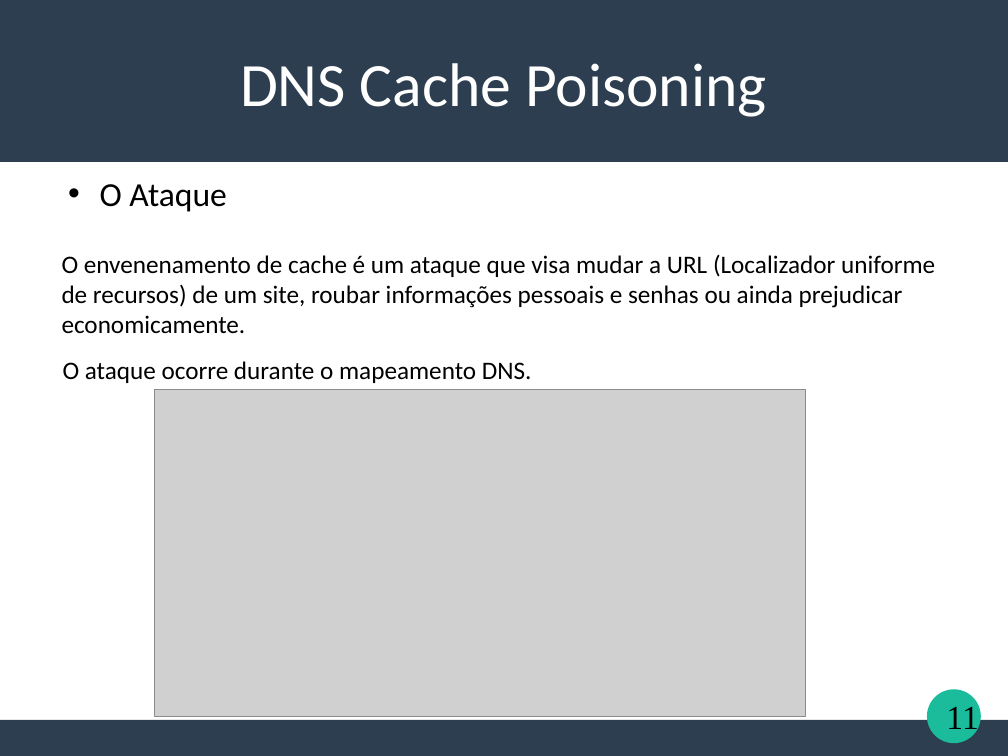
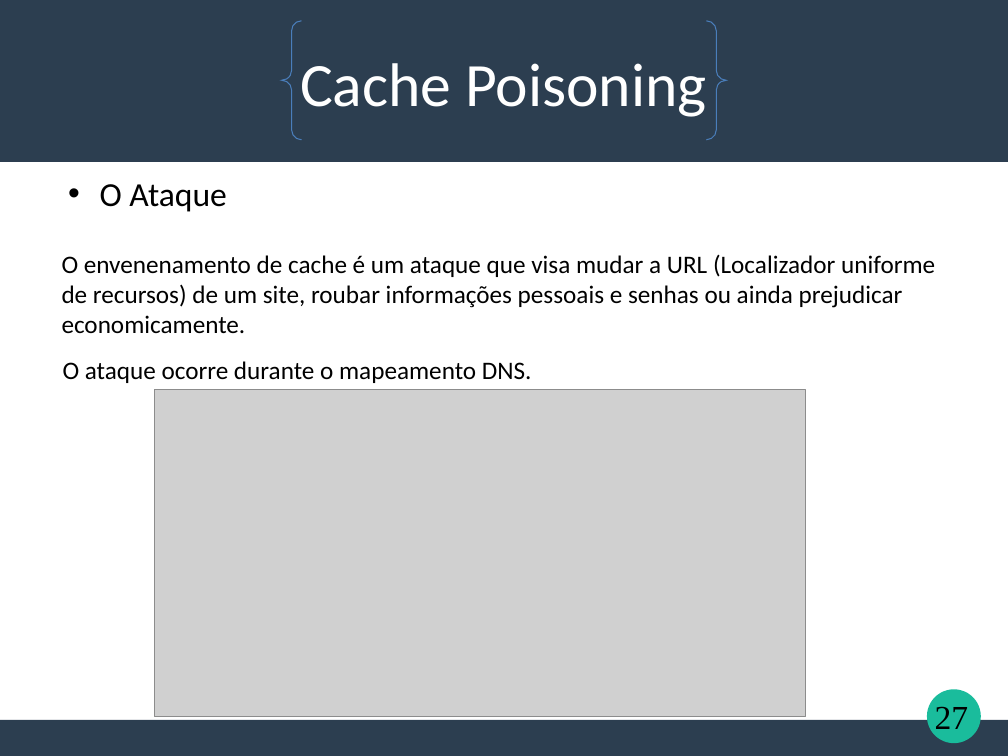
Before and after one commit to TSaytson/teste-trabalho-redes, a slide deck: slide 27 of DNS.ppt (slide 11 before the commit). Drawn at 1008x756 pixels with LibreOffice and Linux fonts; fonts in the diff are those of the drawing; grey boxes stand for pictures. Boxes give left, top, right and bottom in pixels: in the first picture for what was removed or moved away, otherwise in the second. Text is boxed around its words. In the diff, an @@ line names an element or a change of style, - is before the commit and + after.

```diff
--- a/DNS.ppt
+++ b/DNS.ppt
@@ brace pair added at box(282, 21, 727, 140), outline #4A7EBB 0.74 pt @@
@@ text at box(300, 63, 706, 117): text changed @@
-DNS Cache Poisoning
+Cache Poisoning
@@ page number added at box(935, 706, 969, 729), 24 pt, text #000000 @@
+27
@@ page number removed at box(946, 703, 978, 736) @@
-11
```
Also in this commit, not shown: 13 other slides changed, 17 slides added, 1 slide removed.
